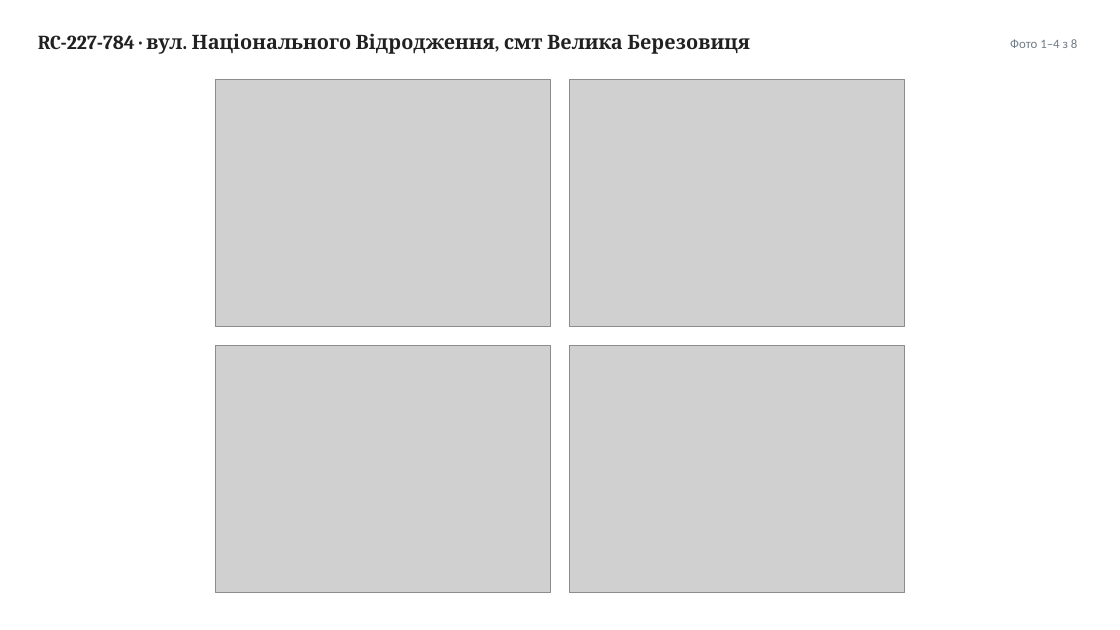
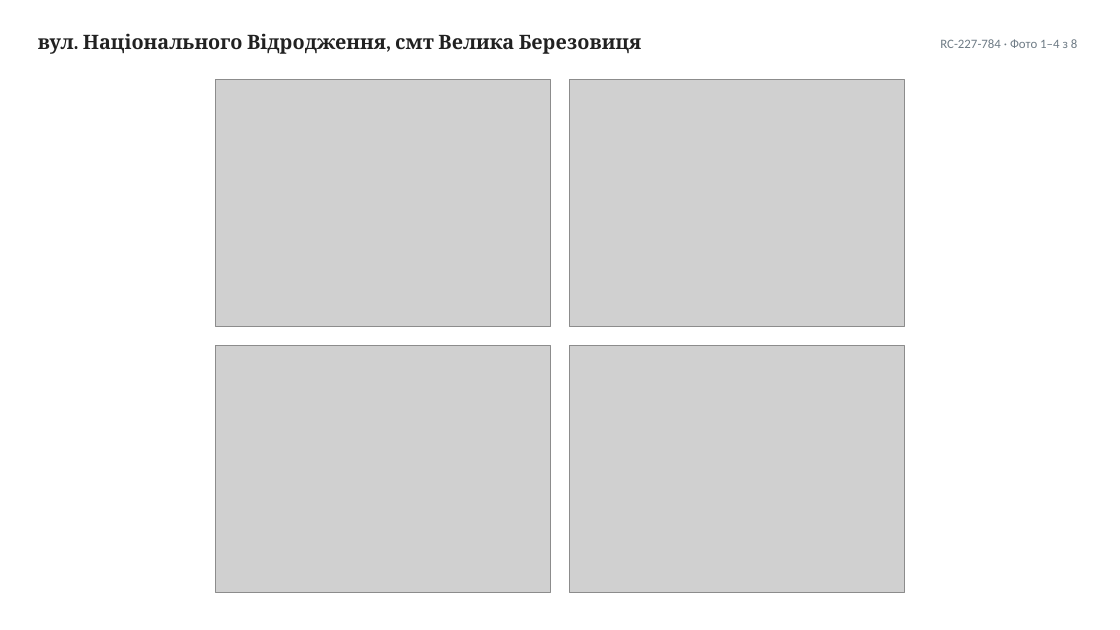
Before and after one commit to IllyaChaplygin/Chaplygin-Illya, a slide deck: slide 16 of Sklady-Ternopil-4-obiekty.pptx. Drawn at 1120x630 pixels with LibreOffice and Linux fonts; fonts in the diff are those of the drawing; grey boxes stand for pictures. Boxes give left, top, right and bottom in pixels: in the first picture for what was removed or moved away, otherwise in the second. Text is boxed around its words. In the diff, an @@ line names an element or a change of style, - is before the commit and + after.

```diff
--- a/Sklady-Ternopil-4-obiekty.pptx
+++ b/Sklady-Ternopil-4-obiekty.pptx
@@ text at [38, 33, 642, 54]: text changed @@
-RC-227-784 · вул. Національного Відродження, смт Велика Березовиця
+вул. Національного Відродження, смт Велика Березовиця
@@ text at [940, 39, 1077, 48]: text changed @@
-Фото 1–4 з 8
+RC-227-784 · Фото 1–4 з 8
```
Also in this commit, not shown: 16 other slides changed.
